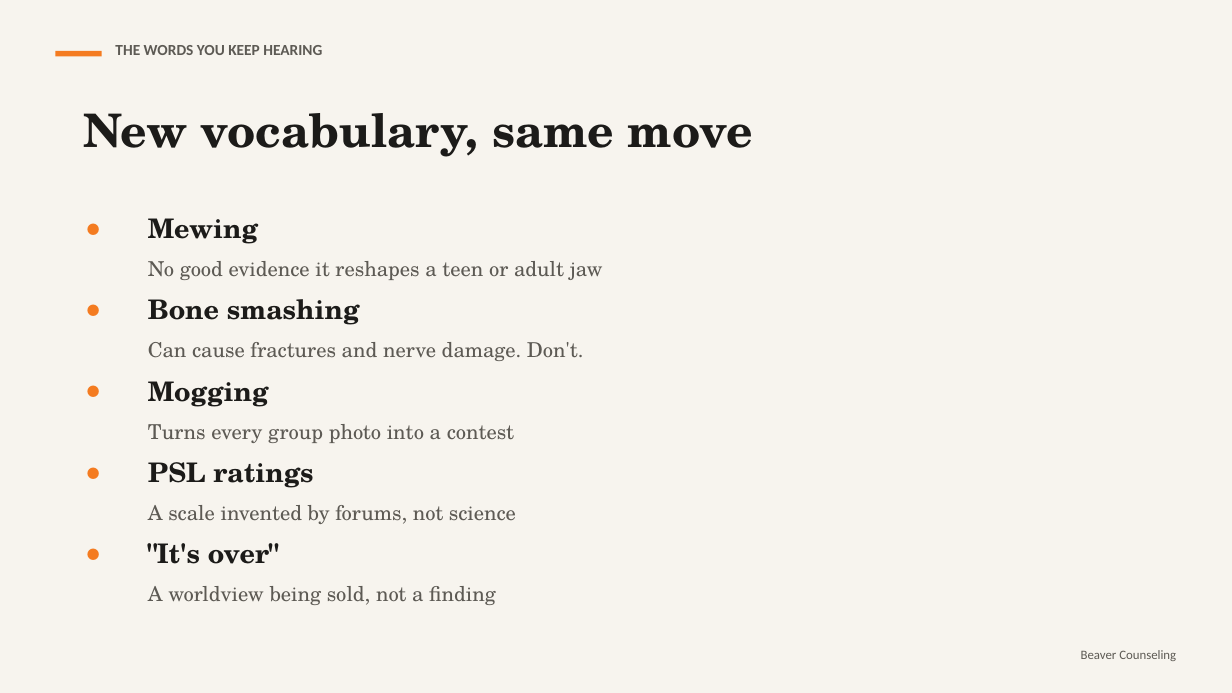
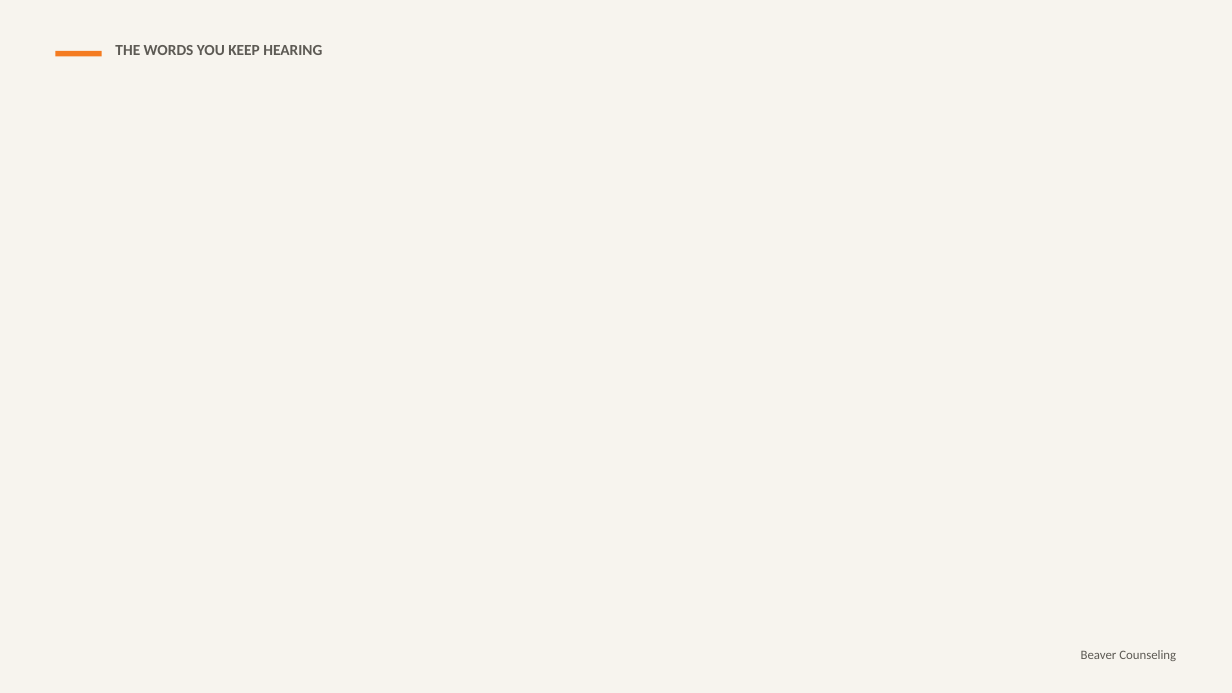
Before and after one commit to rmwtoolkit/bcds-toolkit, a slide deck: slide 5 of decks/mirror-mirror-lesson-v2.pptx (slide 4 before the commit). Drawn at 1232x693 pixels with LibreOffice and Linux fonts; fonts in the diff are those of the drawing; background and template pictures are left out. Boxes give left, top, right and bottom in pixels: in the first picture for what was removed or moved away, otherwise in the second. Text is boxed around its words. In the diff, an @@ line names an element or a change of style, - is before the commit and + after.

```diff
--- a/decks/mirror-mirror-lesson-v2.pptx
+++ b/decks/mirror-mirror-lesson-v2.pptx
@@ text removed at (83, 113, 753, 157) @@
-New vocabulary, same move
@@ text removed at (83, 208, 139, 289) @@
-•
@@ text removed at (148, 218, 603, 280) @@
-Mewing
-No good evidence it reshapes a teen or adult jaw
@@ text removed at (83, 289, 139, 371) @@
-•
@@ text removed at (148, 299, 584, 361) @@
-Bone smashing
-Can cause fractures and nerve damage. Don't.
@@ text removed at (83, 371, 139, 452) @@
-•
@@ text removed at (148, 381, 514, 443) @@
-Mogging
-Turns every group photo into a contest
@@ text removed at (83, 452, 139, 533) @@
-•
@@ text removed at (148, 462, 516, 524) @@
-PSL ratings
-A scale invented by forums, not science
@@ text removed at (83, 533, 139, 615) @@
-•
@@ text removed at (148, 543, 496, 605) @@
-"It's over"
-A worldview being sold, not a finding
```
Also in this commit, not shown: 7 other slides changed, 20 slides added, 1 slide removed, 8 other files.
